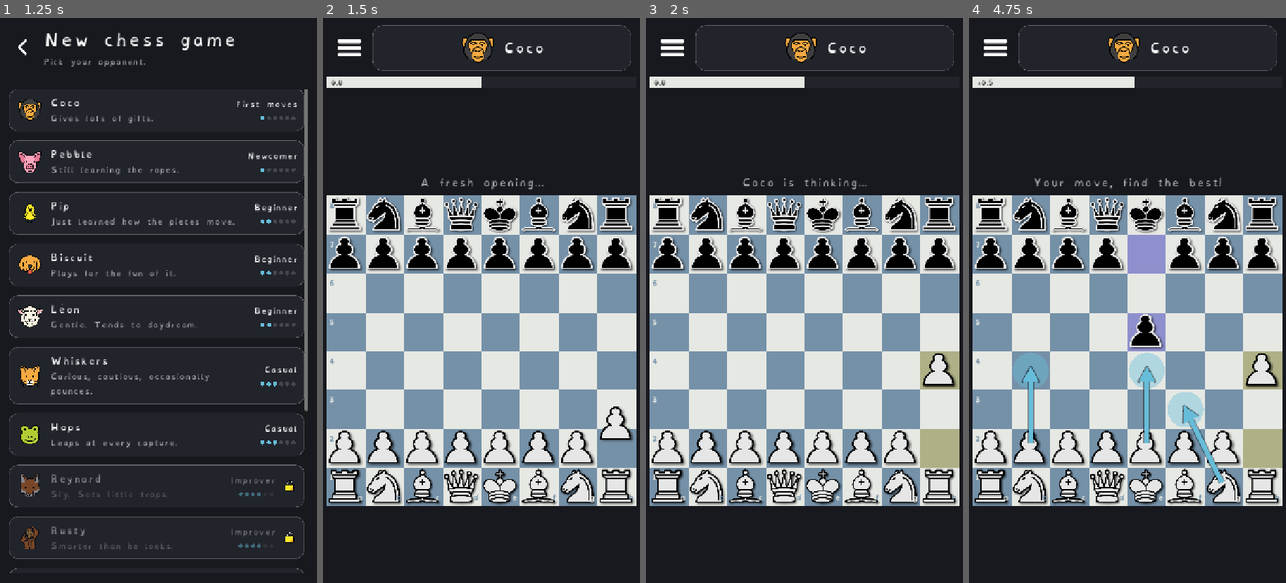
Above: before the commit, frames 1-4 (left to right).
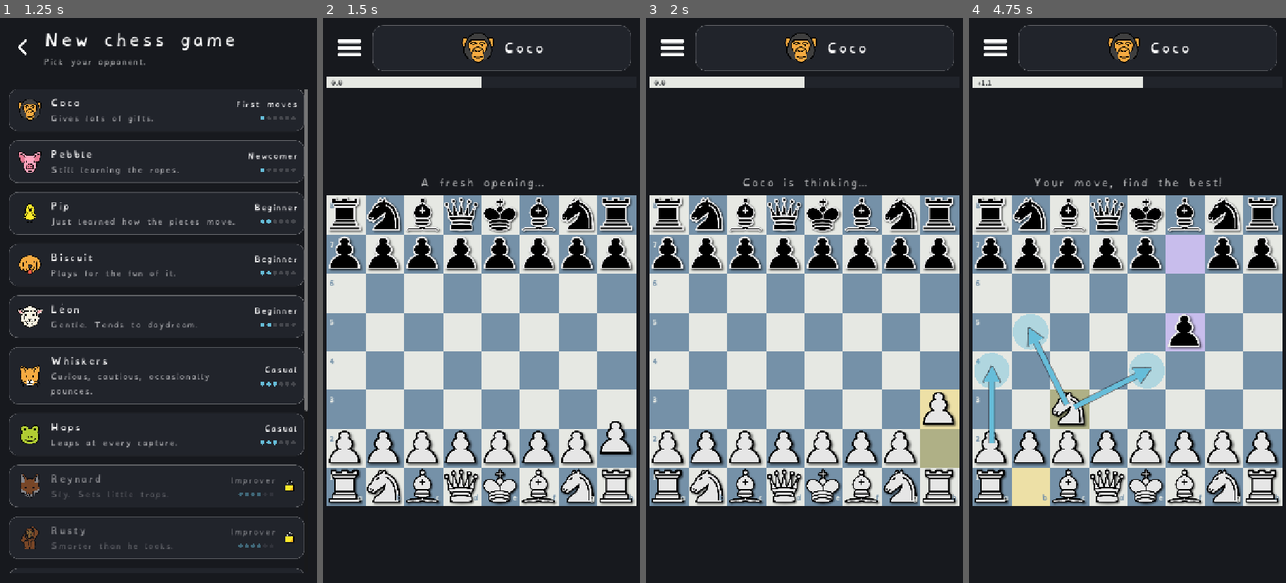
Above: after the commit, the same moments.

Repository: Hatscat/limpidchess
Game: Godot game, scene res://scenes/home.tscn
The game is run twice, just before and just after one commit, with the same random seed, the same clock (stepped at 60 frames per second) and the same inputs.
Inputs (mouse positions are in pixels of both pictures, inside the frame that each line leads up to):
- Up to frame 1 (1.25 s): click (158, 232) at 0.5 s
- Up to frame 2 (1.5 s): click (478, 108) at 1.27 s
- Up to frame 3 (2 s): no input
- Up to frame 4 (4.75 s): click (994, 46) at 2 s; click "Restart game" at 2.75 s; click "Confirm" at 3.5 s; drag from (1127, 351) to (1159, 176) at 4.27 s

Frame 1 is identical in both runs. In frame 2, 0.5% of the frame differs, in the area x 87-98%, y 68-78%; in frame 3, 1.5%; in frame 4, 9.8%, in the area x 1-99%, y 10-87%.

Commit message:
Update export presets for Web and enhance game ranking performance
- Add Web export preset to export_presets.cfg for PWA support.
- Include build directory in .gitignore to prevent versioning of build artifacts.
- Improve ranking function in game.gd to ensure UI updates during long operations.

Diff:
--- a/scripts/game.gd
+++ b/scripts/game.gd
@@ -607,6 +607,9 @@
 		var ranked := _ranked_from_sf(lines, r)
 		if not ranked.is_empty():
 			return ranked
+	# The fallback ranker is synchronous and can block for seconds (esp. wasm on web):
+	# yield once so the "Reading the position…" status actually paints first.
+	await get_tree().process_frame
 	return bot.rank_moves(r, ChessBotScript.ANALYSIS_DEPTH)
 
 
Not shown, changed: export_presets.cfg
Not shown, changed: .gitignore
Not shown, changed: PWA_PLAN.md
